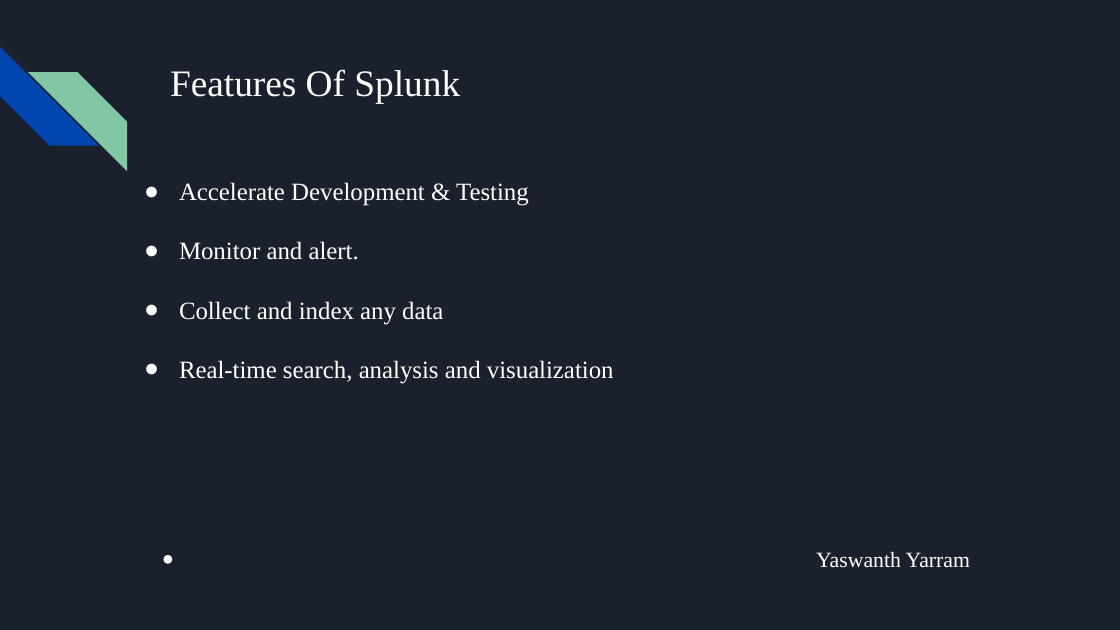
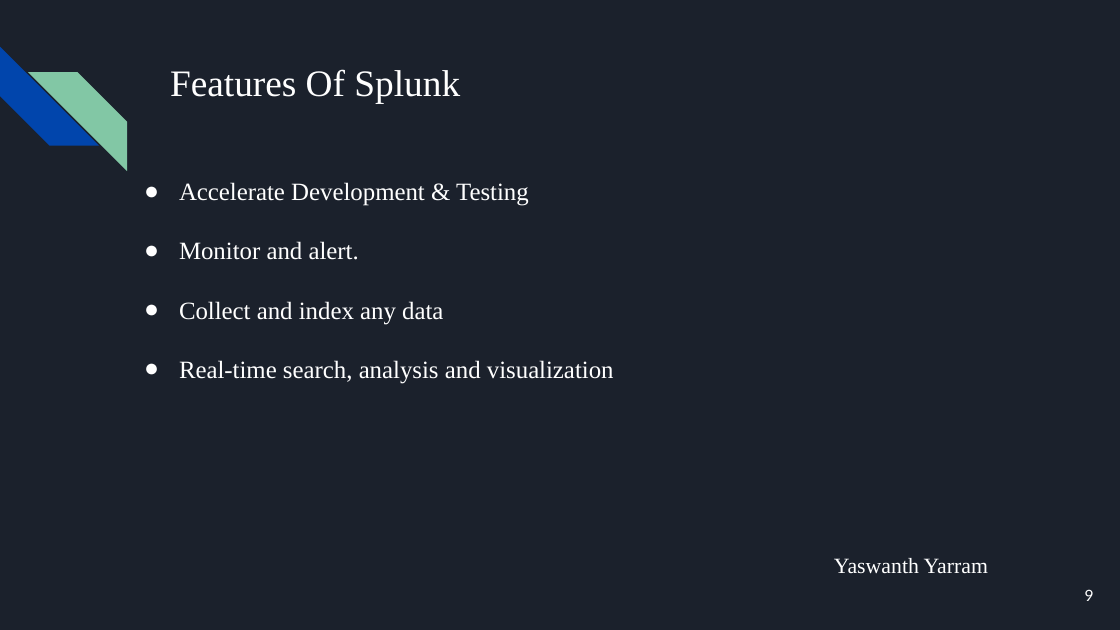
Before and after one commit to VSMDURGAPRASAD/splunk-project, a slide deck: slide 9 of docs/Splunk.pptx. Drawn at 1120x630 pixels with LibreOffice and Linux fonts; fonts in the diff are those of the drawing. Boxes give left, top, right and bottom in pixels: in the first picture for what was removed or moved away, otherwise in the second. Text is boxed around its words. In the diff, an @@ line names an element or a change of style, - is before the commit and + after.

Commit message:
Updated slides with Page alienation and Formatting

```diff
--- a/docs/Splunk.pptx
+++ b/docs/Splunk.pptx
@@ text at box(834, 558, 988, 574): bullet ● to none @@
@@ page number added at box(1085, 589, 1094, 601), 10 pt, text #FFFFFF @@
+9
```
Also in this commit, not shown: 17 other slides changed.
